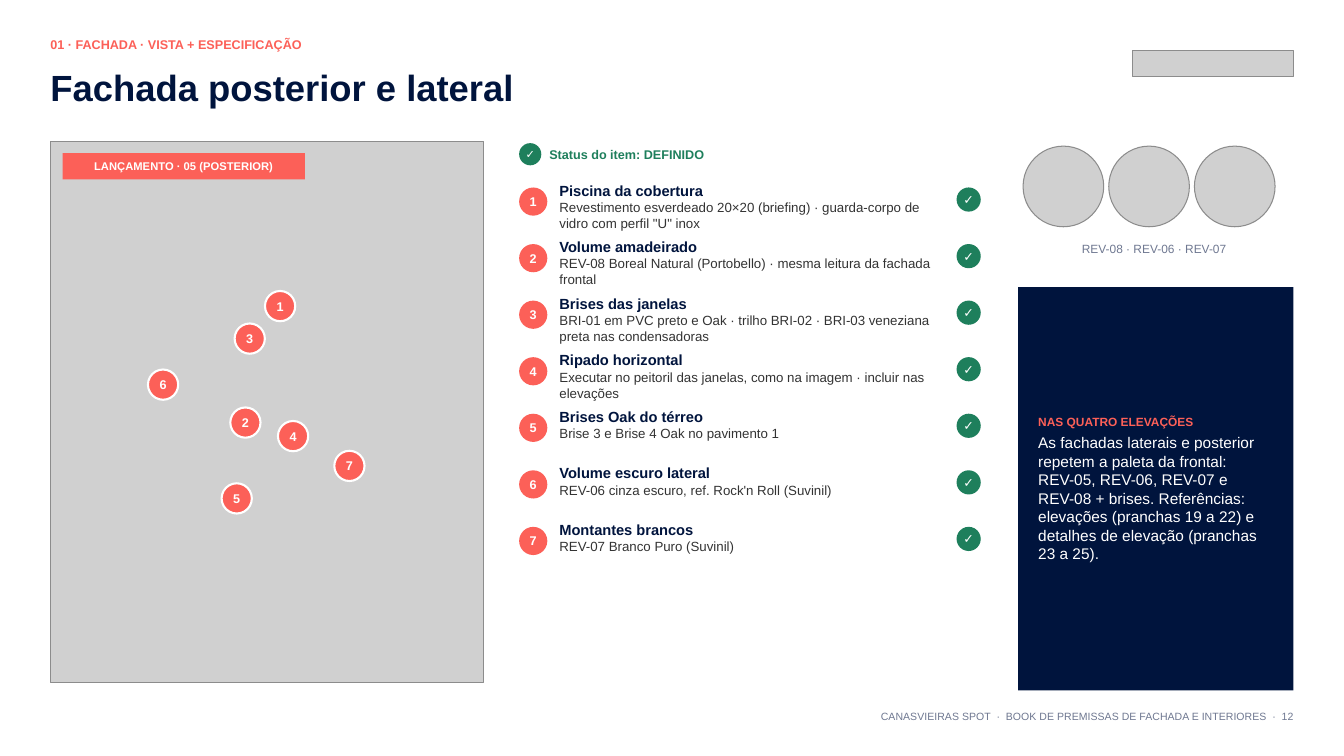
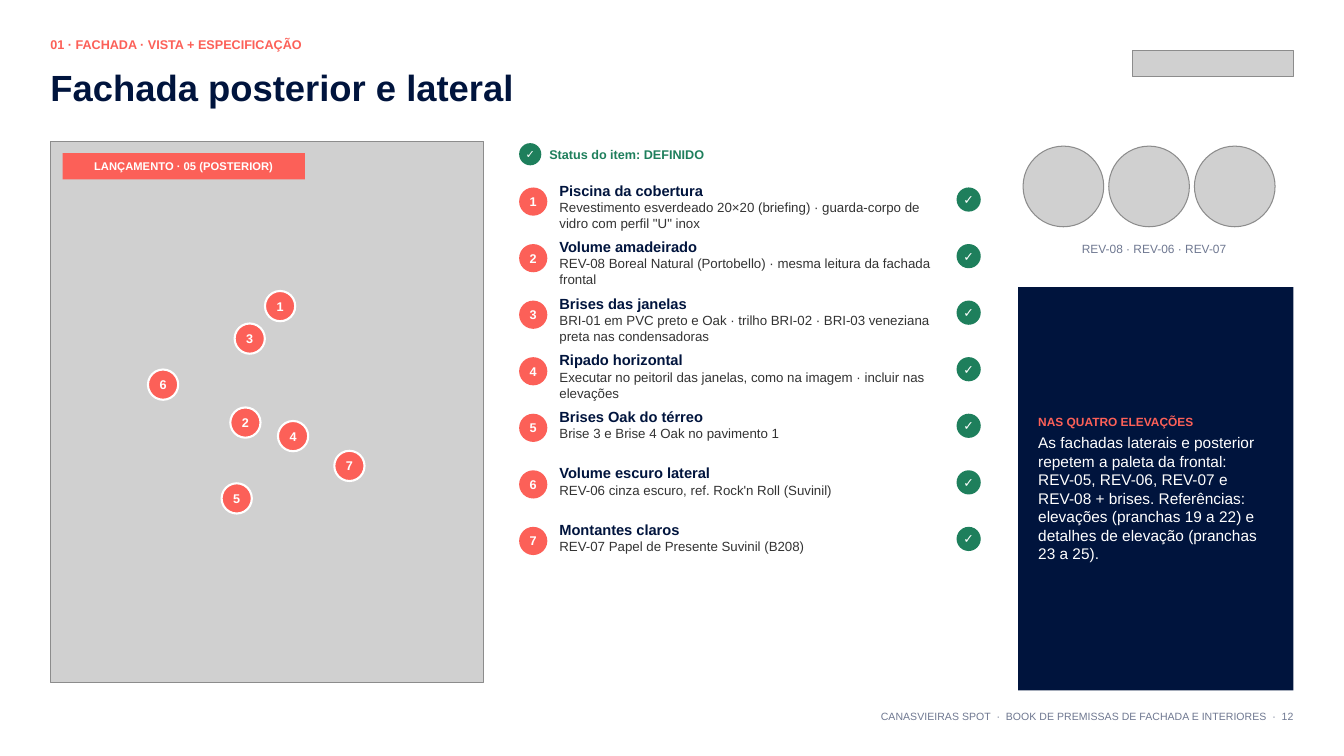
Before and after one commit to rachelsouto-source/book-premissas-template, a slide deck: slide 12 of books/CANASVIEIRAS_SPOT_Book_de_Premissas_v3.pptx. Drawn at 1344x756 pixels with LibreOffice and Linux fonts; fonts in the diff are those of the drawing; grey boxes stand for pictures; background and template pictures are left out. Boxes give left, top, right and bottom in pixels: in the first picture for what was removed or moved away, otherwise in the second. Text is boxed around its words. In the diff, an @@ line names an element or a change of style, - is before the commit and + after.

```diff
--- a/books/CANASVIEIRAS_SPOT_Book_de_Premissas_v3.pptx
+++ b/books/CANASVIEIRAS_SPOT_Book_de_Premissas_v3.pptx
@@ text at bbox=[559, 524, 804, 554]: text changed @@
-Montantes brancos
-REV-07 Branco Puro (Suvinil)
+Montantes claros
+REV-07 Papel de Presente Suvinil (B208)
```
Also in this commit, not shown: 5 other slides changed, 3 other files.
